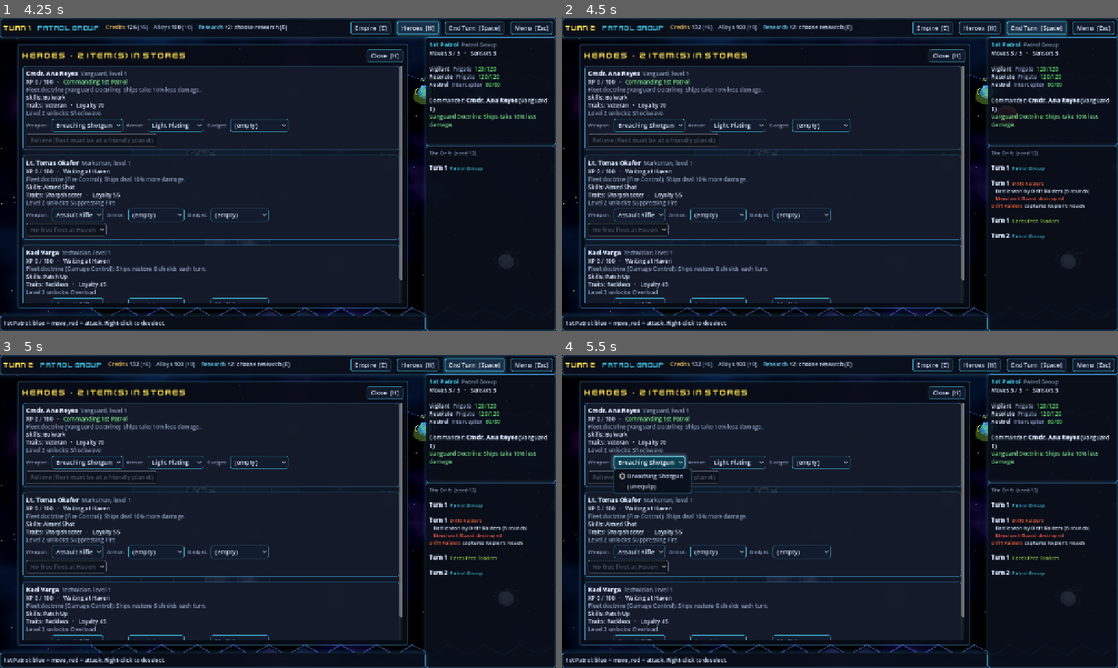
Above: before the commit, frames 1-4 (two rows, left to right).
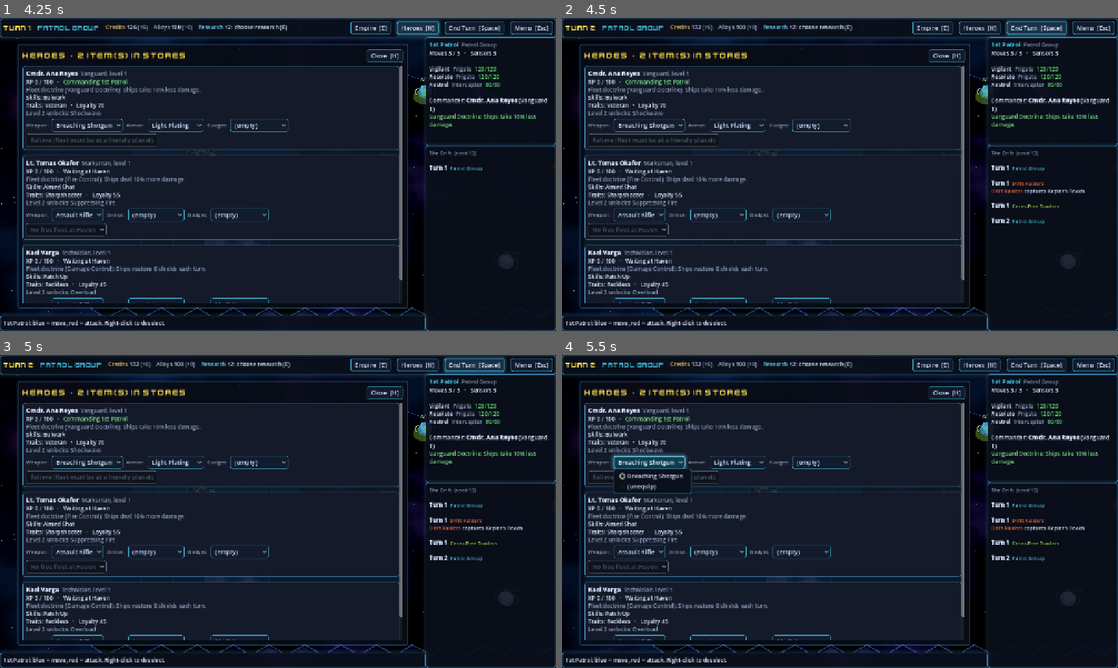
Above: after the commit, the same moments.

Repository: jamesedchristie/space-homm
Game: Godot game, scene res://src/presentation/main.tscn
Two runs of this game, one before a commit and one after it. Both use one fixed random seed, a clock stepped at 60 frames per second and the inputs below.
Inputs (mouse positions are in pixels of both pictures, inside the frame that each line leads up to):
- Up to frame 1 (4.25 s): click "New campaign" at 0.5 s; click (266, 199) at 1.27 s; type "12" at 1.35 s; click "Start" at 2 s; click "Empire [E]" at 2.75 s; click "Heroes [H]" at 3.5 s
- Up to frame 2 (4.5 s): click "End Turn [Space]" at 4.25 s
- Up to frame 3 (5 s): no input
- Up to frame 4 (5.5 s): click "Breaching Shotgun" at 5 s

Frame 1 is identical in both runs. In frame 2, 0.7% of the frame differs, in the area x 76-95%, y 24-71%; in frame 3, 0.6%; in frame 4, 0.6%.

Commit message:
Rebalance The Drift: traders survive, raiders are a real threat
The Free Traders' only fleet started within reach of the raiders' main fleet
and was destroyed on turn 1 or 2 in every simulated game.

- GalaxyAI counts a planet's defense platforms when sizing up a fleet parked
  there.
- Faction AI personality from campaign data ("ai": attack_ratio, hunt_range,
  retreat_hull_ratio). Traders are cautious (1.4, range 3); raiders only take
  even-or-better fights (1.0) instead of throwing their scouts away.
- The Drift: Merchant Guard starts at Ardent with an extra frigate; Ardent
  and Rustholm get a defense platform; the Raider Pack swaps a frigate for a
  destroyer.

AI-only simulations now: traders keep their fleet and expand, the raider
pack beats the patrol's main fleet around turn 4-5 and later raids Haven,
and raiders usually fall when the traders take Rustholm.

Co-Authored-By: Claude Opus 5.5 <noreply@anthropic.com>
Claude-Session: https://claude.ai/code/session_011S8DfbG2VPjJYDMcXDFx8r

Diff:
--- a/data/strategic/campaigns/the_drift.json
+++ b/data/strategic/campaigns/the_drift.json
@@ -85,12 +85,19 @@
       "id": "raiders",
       "name": "Drift Raiders",
       "controller": "ai",
-      "always_hostile": true
+      "always_hostile": true,
+      "ai": {
+        "attack_ratio": 1.0
+      }
     },
     {
       "id": "traders",
       "name": "Ceres Free Traders",
-      "controller": "ai"
+      "controller": "ai",
+      "ai": {
+        "attack_ratio": 1.4,
+        "hunt_range": 3
+      }
     }
   ],
   "planets": [
@@ -123,7 +130,8 @@
       "buildings": [
         "shipyard",
         "trade_hub",
-        "research_lab"
+        "research_lab",
+        "defense_platform"
       ]
     },
     {
@@ -165,7 +173,8 @@
       "sensor": 3,
       "buildings": [
         "shipyard",
-        "trade_hub"
+        "trade_hub",
+        "defense_platform"
       ],
       "description": "Free Trader port. Neutral to the Patrol, hated by the raiders."
     },
@@ -233,7 +242,7 @@
           "name": "Marauder"
         },
         {
-          "unit": "frigate",
+          "unit": "destroyer",
           "name": "Cutthroat"
         },
         {
@@ -264,13 +273,17 @@
       "name": "Merchant Guard",
       "owner": "traders",
       "at": [
-        11,
-        2
+        10,
+        1
       ],
       "ships": [
         {
           "unit": "frigate",
           "name": "Ledger"
+        },
+        {
+          "unit": "frigate",
+          "name": "Tariff"
         },
         {
           "unit": "interceptor",
--- a/src/strategic/ai/galaxy_ai.gd
+++ b/src/strategic/ai/galaxy_ai.gd
@@ -13,8 +13,11 @@
 ##   4. Otherwise head for the nearest planet it can take (unowned or an enemy's),
 ##      skipping planets whose defenses are too strong for it.
 ## One move per fleet per turn, then it ends the turn.
-
-## Attack only if our strength is at least this multiple of theirs.
+##
+## Personality: a campaign faction's "ai" entry can override attack_ratio,
+## hunt_range and retreat_hull_ratio (e.g. cautious traders, reckless raiders).
+
+## Attack only if our strength is at least this multiple of theirs (default).
 const ATTACK_RATIO := 0.9
 const RETREAT_HULL_RATIO := 0.5
 ## Only hunt enemy fleets this close; further away, go take planets instead.
@@ -64,13 +67,20 @@
 	# 1. Attack something we can beat.
 	var best := 1 << 30
 	var my_strength := fleet.strength(data)
+	var attack_ratio := personality(engine, fleet.owner, "attack_ratio", ATTACK_RATIO)
+	var hunt_range := int(personality(engine, fleet.owner, "hunt_range", HUNT_RANGE))
 	for other: Fleet in s.fleets.values():
 		if not s.at_war(fleet.owner, other.owner) or not vis.has(other.cell):
 			continue
-		if my_strength < other.strength(data) * ATTACK_RATIO:
+		# A fleet parked at its own planet fights alongside the planet's platforms.
+		var their_strength := other.strength(data)
+		var at := s.planet_at(other.cell)
+		if at != null and at.owner == other.owner:
+			their_strength += defense_strength(engine, at)
+		if my_strength < their_strength * attack_ratio:
 			continue
 		var d := s.grid.distance(fleet.cell, other.cell)
-		if d < best and d <= HUNT_RANGE:
+		if d < best and d <= hunt_range:
 			best = d
 			target = other.cell
 
@@ -81,7 +91,7 @@
 		return fleet.cell
 
 	# 2. Retreat to repair.
-	if target == null and fleet.hull_ratio(data) < RETREAT_HULL_RATIO:
+	if target == null and fleet.hull_ratio(data) < personality(engine, fleet.owner, "retreat_hull_ratio", RETREAT_HULL_RATIO):
 		var home := _nearest(s, fleet.cell, s.planets_of(fleet.owner))
 		if home != null:
 			if home.cell == fleet.cell:
@@ -111,7 +121,7 @@
 		for p: Planet in s.planets.values():
 			if p.owner == fleet.owner or not (p.owner.is_empty() or s.at_war(fleet.owner, p.owner)):
 				continue
-			if defense_strength(engine, p) > my_strength * ATTACK_RATIO:
+			if defense_strength(engine, p) > my_strength * attack_ratio:
 				continue
 			candidates.append(p)
 		var planet := _nearest(s, fleet.cell, candidates)
@@ -152,6 +162,11 @@
 			best_dist = d
 			best_cell = c
 	return best_cell
+
+
+## A faction's AI setting from its campaign "ai" entry, or the default.
+static func personality(engine: GalaxyEngine, faction_id: String, key: String, default: float) -> float:
+	return float(engine.state.faction(faction_id).get("ai", {}).get(key, default))
 
 
 ## Effective hit points of a planet's defense platforms.
--- a/src/strategic/galaxy_engine.gd
+++ b/src/strategic/galaxy_engine.gd
@@ -46,6 +46,7 @@
 			"controller": f.get("controller", "ai"),
 			"team": team,
 			"always_hostile": f.get("always_hostile", false),
+			"ai": f.get("ai", {}),
 		})
 		s.explored[f["id"]] = {}
 		var stock: Dictionary = def.get("resources", {}).get(f["id"], {})
Not shown, changed: docs/architecture.md
